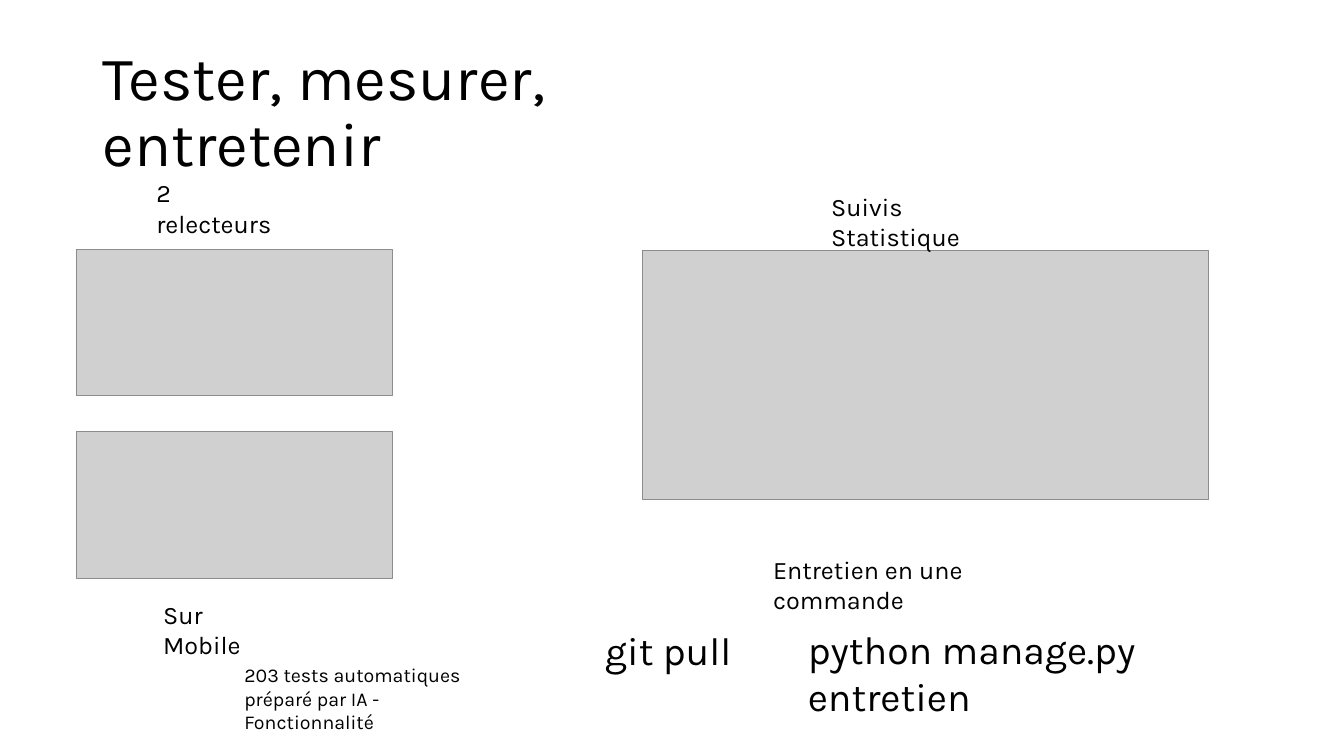
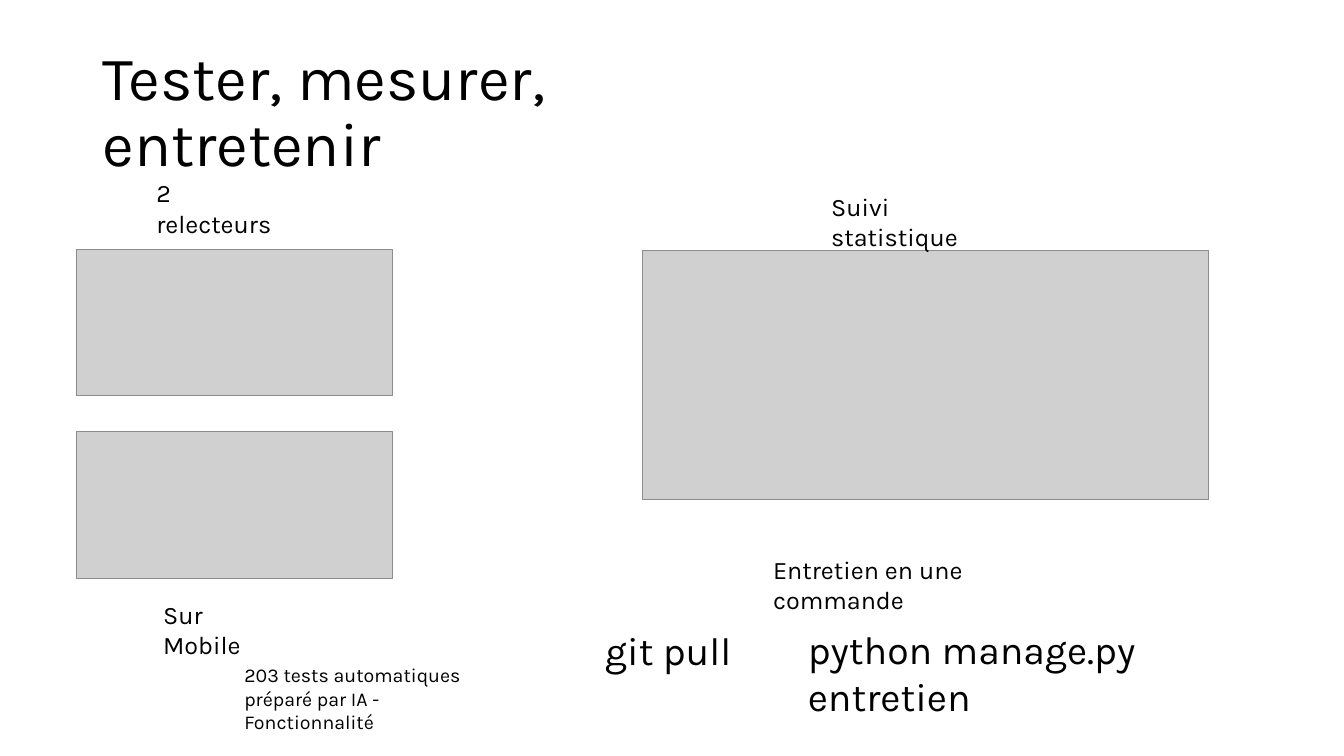
Before and after one commit to QuentinMich/Tales_Omnibus, a slide deck: slide 14 of rapport/slides/Slides Tales Omnibus.pptx. Drawn at 1344x756 pixels with LibreOffice and Linux fonts; fonts in the diff are those of the drawing; grey boxes stand for pictures. Boxes give left, top, right and bottom in pixels: in the first picture for what was removed or moved away, otherwise in the second. Text is boxed around its words. In the diff, an @@ line names an element or a change of style, - is before the commit and + after.

```diff
--- a/rapport/slides/Slides Tales Omnibus.pptx
+++ b/rapport/slides/Slides Tales Omnibus.pptx
@@ text at (x1=831, y1=198, x2=958, y2=253): text changed @@
-Suivis Statistique
+Suivi statistique
```
Also in this commit, not shown: 9 other slides changed.
